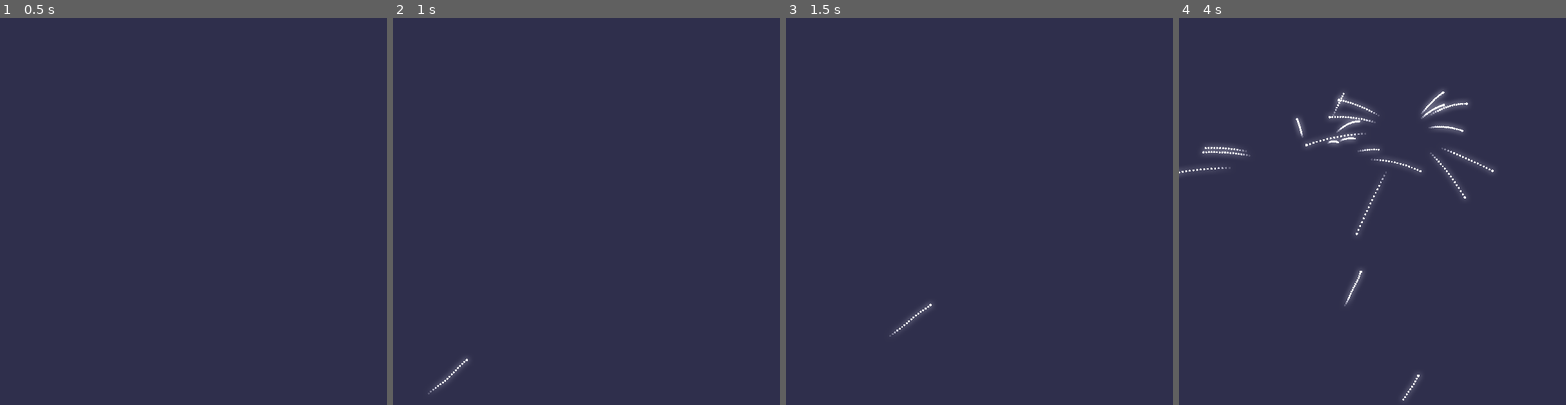
Above: before the commit, frames 1-4 (left to right).
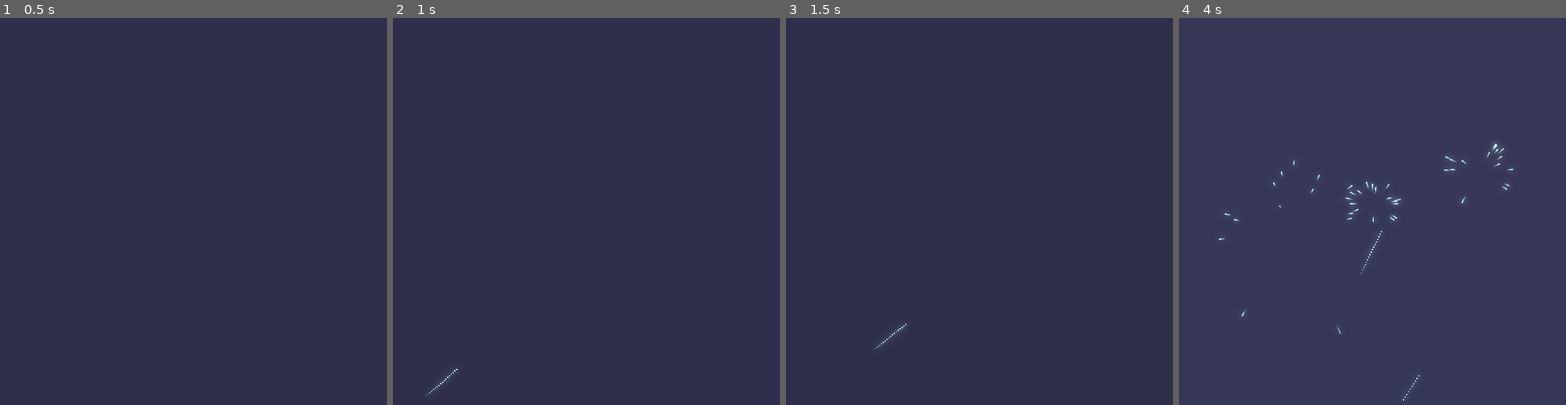
Above: after the commit, the same moments.

Repository: TripleCubes/AnimeSketch2023sSketchtoberDay19th
Game: Godot game, scene res://Scenes/main.tscn
The game is run twice, just before and just after one commit, with the same random seed, the same clock (stepped at 60 frames per second) and the same inputs. Before the commit the project starts from res://Scenes/view.tscn.
Inputs (mouse positions are in pixels of both pictures, inside the frame that each line leads up to):
- Up to frame 1 (0.5 s): no input
- Up to frame 2 (1 s): tap Enter at 0.5 s; move the mouse to (671, 192) at 0.52 s; click (671, 192) at 0.6 s
- Up to frame 3 (1.5 s): move the mouse to (902, 230) at 1.27 s; tap 2 (KEY_2) at 1.35 s
- Up to frame 4 (4 s): click (1295, 230) at 1.55 s; move the mouse to (1411, 126) at 2.02 s; click (1411, 126) at 2.1 s; move the mouse to (1353, 288) at 2.77 s; click (1353, 288) at 2.85 s; move the mouse to (1488, 269) at 3.52 s; tap 2 (KEY_2) at 3.6 s; click (1488, 269) at 3.8 s

Frame 1 is identical in both runs. In frame 2, less than 0.1% of the frame differs, in the area x 8-20%, y 88-98%; in frame 3, 0.1%; in frame 4, 1.9%, in the area x 0-87%, y 18-99%.

Commit message:
Clean the scene tree

Diff:
--- a/Fireworks/Scenes/Blur/horizontal_blurred.tscn
+++ /dev/null
@@ -1,32 +0,0 @@
-[gd_scene load_steps=5 format=3 uid="uid://dgisd2porp2yg"]
-
-[ext_resource type="Shader" path="res://Shaders/horizontal_blur.gdshader" id="1_8x26a"]
-[ext_resource type="PackedScene" uid="uid://wcw48a7wirak" path="res://Scenes/main.tscn" id="2_xlm30"]
-
-[sub_resource type="ViewportTexture" id="ViewportTexture_vblmg"]
-viewport_path = NodePath("SubViewport")
-
-[sub_resource type="ShaderMaterial" id="ShaderMaterial_s0pk4"]
-shader = ExtResource("1_8x26a")
-shader_parameter/BLUR_RANGE = null
-shader_parameter/INTENSITY_MUL = null
-shader_parameter/WINDOW_W = null
-
-[node name="HorizontalBlurred" type="Node2D"]
-
-[node name="SubViewport" type="SubViewport" parent="."]
-size = Vector2i(600, 600)
-
-[node name="Camera2D" type="Camera2D" parent="SubViewport"]
-anchor_mode = 0
-
-[node name="Main" parent="SubViewport" instance=ExtResource("2_xlm30")]
-
-[node name="Sprite2D" type="Sprite2D" parent="."]
-texture = SubResource("ViewportTexture_vblmg")
-centered = false
-
-[node name="HorizontalBlur" type="ColorRect" parent="."]
-material = SubResource("ShaderMaterial_s0pk4")
-offset_right = 600.0
-offset_bottom = 600.0
--- a/Fireworks/Scenes/Blur/vertical_blurred.tscn
+++ /dev/null
@@ -1,32 +0,0 @@
-[gd_scene load_steps=5 format=3 uid="uid://chhwwfbwydlja"]
-
-[ext_resource type="Shader" path="res://Shaders/vertical_blur.gdshader" id="1_3oh7o"]
-[ext_resource type="PackedScene" uid="uid://dgisd2porp2yg" path="res://Scenes/Blur/horizontal_blurred.tscn" id="2_a1xn4"]
-
-[sub_resource type="ViewportTexture" id="ViewportTexture_uggjo"]
-viewport_path = NodePath("SubViewport")
-
-[sub_resource type="ShaderMaterial" id="ShaderMaterial_tivl1"]
-shader = ExtResource("1_3oh7o")
-shader_parameter/BLUR_RANGE = null
-shader_parameter/INTENSITY_MUL = null
-shader_parameter/WINDOW_H = null
-
-[node name="VerticalBlurred" type="Node2D"]
-
-[node name="SubViewport" type="SubViewport" parent="."]
-size = Vector2i(600, 600)
-
-[node name="HorizontalBlurred" parent="SubViewport" instance=ExtResource("2_a1xn4")]
-
-[node name="Camera2D" type="Camera2D" parent="SubViewport"]
-anchor_mode = 0
-
-[node name="Sprite2D" type="Sprite2D" parent="."]
-texture = SubResource("ViewportTexture_uggjo")
-centered = false
-
-[node name="VerticalBlur" type="ColorRect" parent="."]
-material = SubResource("ShaderMaterial_tivl1")
-offset_right = 600.0
-offset_bottom = 600.0
--- a/Fireworks/Scenes/main.tscn
+++ b/Fireworks/Scenes/main.tscn
@@ -1,15 +1,85 @@
-[gd_scene load_steps=3 format=3 uid="uid://wcw48a7wirak"]
+[gd_scene load_steps=13 format=3 uid="uid://wcw48a7wirak"]
 
 [ext_resource type="Script" path="res://Scripts/main.gd" id="1_2r0h1"]
 [ext_resource type="Script" path="res://Scripts/Fireworks/firework_launcher.gd" id="2_la56c"]
+[ext_resource type="Shader" path="res://Shaders/horizontal_blur.gdshader" id="3_mt32h"]
+[ext_resource type="Shader" path="res://Shaders/vertical_blur.gdshader" id="4_h6am2"]
+[ext_resource type="Shader" path="res://Shaders/add.gdshader" id="5_hntl1"]
+
+[sub_resource type="ViewportTexture" id="ViewportTexture_b1a5d"]
+viewport_path = NodePath("FireworkLauncher")
+
+[sub_resource type="ShaderMaterial" id="ShaderMaterial_r5viv"]
+resource_local_to_scene = true
+shader = ExtResource("3_mt32h")
+shader_parameter/BLUR_RANGE = null
+shader_parameter/INTENSITY_MUL = null
+shader_parameter/WINDOW_W = null
+shader_parameter/unblurred_texture = SubResource("ViewportTexture_b1a5d")
+
+[sub_resource type="ViewportTexture" id="ViewportTexture_wpsyx"]
+viewport_path = NodePath("HorizontalBlurred")
+
+[sub_resource type="ShaderMaterial" id="ShaderMaterial_dysrb"]
+resource_local_to_scene = true
+shader = ExtResource("4_h6am2")
+shader_parameter/BLUR_RANGE = null
+shader_parameter/INTENSITY_MUL = null
+shader_parameter/WINDOW_H = null
+shader_parameter/horizontal_blurred_texture = SubResource("ViewportTexture_wpsyx")
+
+[sub_resource type="ViewportTexture" id="ViewportTexture_n33ke"]
+viewport_path = NodePath("FireworkLauncher")
+
+[sub_resource type="ViewportTexture" id="ViewportTexture_tftqy"]
+viewport_path = NodePath("VerticalBlurred")
+
+[sub_resource type="ShaderMaterial" id="ShaderMaterial_fueno"]
+resource_local_to_scene = true
+shader = ExtResource("5_hntl1")
+shader_parameter/vertical_blurred_texture = SubResource("ViewportTexture_tftqy")
+shader_parameter/unblurred_texture = SubResource("ViewportTexture_n33ke")
 
 [node name="Main" type="Node2D"]
 script = ExtResource("1_2r0h1")
 
-[node name="Bkg" type="ColorRect" parent="."]
+[node name="FireworkLauncher" type="SubViewport" parent="."]
+size = Vector2i(600, 600)
+
+[node name="Bkg" type="ColorRect" parent="FireworkLauncher"]
 offset_right = 600.0
 offset_bottom = 600.0
 color = Color(0.0980392, 0.0980392, 0.156863, 1)
 
-[node name="FireworkLauncher" type="Node2D" parent="."]
+[node name="FireworkLauncher" type="Node2D" parent="FireworkLauncher"]
 script = ExtResource("2_la56c")
+
+[node name="Camera2D" type="Camera2D" parent="FireworkLauncher"]
+anchor_mode = 0
+
+[node name="HorizontalBlurred" type="SubViewport" parent="."]
+size = Vector2i(600, 600)
+
+[node name="HorizontalBlur" type="ColorRect" parent="HorizontalBlurred"]
+material = SubResource("ShaderMaterial_r5viv")
+offset_right = 600.0
+offset_bottom = 600.0
+
+[node name="Camera2D" type="Camera2D" parent="HorizontalBlurred"]
+anchor_mode = 0
+
+[node name="VerticalBlurred" type="SubViewport" parent="."]
+size = Vector2i(600, 600)
+
+[node name="VerticalBlur" type="ColorRect" parent="VerticalBlurred"]
+material = SubResource("ShaderMaterial_dysrb")
+offset_right = 600.0
+offset_bottom = 600.0
+
+[node name="Camera2D" type="Camera2D" parent="VerticalBlurred"]
+anchor_mode = 0
+
+[node name="Add" type="ColorRect" parent="."]
+material = SubResource("ShaderMaterial_fueno")
+offset_right = 600.0
+offset_bottom = 600.0
--- a/Fireworks/Scenes/view.tscn
+++ /dev/null
@@ -1,32 +0,0 @@
-[gd_scene load_steps=6 format=3 uid="uid://cxr5w5w5qfqvg"]
-
-[ext_resource type="PackedScene" uid="uid://chhwwfbwydlja" path="res://Scenes/Blur/vertical_blurred.tscn" id="1_mgxjv"]
-[ext_resource type="Shader" path="res://Shaders/add.gdshader" id="1_stwlm"]
-[ext_resource type="Script" path="res://Scripts/view.gd" id="1_yylvn"]
-
-[sub_resource type="ViewportTexture" id="ViewportTexture_11q7a"]
-viewport_path = NodePath("SubViewport")
-
-[sub_resource type="ShaderMaterial" id="ShaderMaterial_wwyvb"]
-resource_local_to_scene = true
-shader = ExtResource("1_stwlm")
-
-[node name="View" type="Node2D"]
-script = ExtResource("1_yylvn")
-
-[node name="SubViewport" type="SubViewport" parent="."]
-size = Vector2i(600, 600)
-
-[node name="VerticalBlurred" parent="SubViewport" instance=ExtResource("1_mgxjv")]
-
-[node name="Camera2D" type="Camera2D" parent="SubViewport"]
-anchor_mode = 0
-
-[node name="Sprite2D" type="Sprite2D" parent="."]
-texture = SubResource("ViewportTexture_11q7a")
-centered = false
-
-[node name="Add" type="ColorRect" parent="."]
-material = SubResource("ShaderMaterial_wwyvb")
-offset_right = 600.0
-offset_bottom = 600.0
--- a/Fireworks/Scripts/Fireworks/firework_0.gd
+++ b/Fireworks/Scripts/Fireworks/firework_0.gd
@@ -15,7 +15,7 @@
 		dir = GF.rnd_dir_bias_up()
 
 	var firework: = BaseFirework.create(pos, dir, randf_range(200, 350), Color(1, 1, 1),
-										depth, exist_for_msec, randf_range(150, 350), randf_range(0.1, 0.5), 2,
+										depth, exist_for_msec, randf_range(150, 350), randf_range(0.1, 0.5), 1.5,
 										5,
 										Firework_0._firework_draw, Firework_0._firework_update)
 
@@ -37,7 +37,7 @@
 	if firework.depth == 0:
 		var angle: float = firework.pos.angle_to_point(firework.pos + firework.dir) + PI/2
 		var time: = float(Time.get_ticks_msec()) / 100
-		var wave: float = sin(time) * sin(time/2 + 0.5) * cos(time/3 + time) * 3
+		var wave: float = sin(time) * sin(time/2 + 0.5) * cos(time/3 + time) * 1.25
 		firework.actual_pos = firework.pos + Vector2(wave, 0).rotated(angle)
 	else:
 		firework.actual_pos = firework.pos
--- a/Fireworks/Scripts/Fireworks/firework_1.gd
+++ b/Fireworks/Scripts/Fireworks/firework_1.gd
@@ -44,7 +44,7 @@
 	if firework.depth == 0:
 		var angle: float = firework.pos.angle_to_point(firework.pos + firework.dir) + PI/2
 		var time: = float(Time.get_ticks_msec()) / 100
-		var wave: float = sin(time) * sin(time/2 + 0.5) * cos(time/3 + time) * 3
+		var wave: float = sin(time) * sin(time/2 + 0.5) * cos(time/3 + time) * 1.25
 		firework.actual_pos = firework.pos + Vector2(wave, 0).rotated(angle)
 	else:
 		firework.actual_pos = firework.pos
--- a/Fireworks/Scripts/Fireworks/firework_2.gd
+++ b/Fireworks/Scripts/Fireworks/firework_2.gd
@@ -44,7 +44,7 @@
 	if firework.depth == 0:
 		var angle: float = firework.pos.angle_to_point(firework.pos + firework.dir) + PI/2
 		var time: = float(Time.get_ticks_msec()) / 100
-		var wave: float = sin(time) * sin(time/2 + 0.5) * cos(time/3 + time) * 3
+		var wave: float = sin(time) * sin(time/2 + 0.5) * cos(time/3 + time) * 1.25
 		firework.actual_pos = firework.pos + Vector2(wave, 0).rotated(angle)
 	else:
 		firework.actual_pos = firework.pos
--- a/Fireworks/Scripts/Fireworks/firework_3.gd
+++ b/Fireworks/Scripts/Fireworks/firework_3.gd
@@ -47,7 +47,7 @@
 	if firework.depth == 0:
 		var angle: float = firework.pos.angle_to_point(firework.pos + firework.dir) + PI/2
 		var time: = float(Time.get_ticks_msec()) / 100
-		var wave: float = sin(time) * sin(time/2 + 0.5) * cos(time/3 + time) * 3
+		var wave: float = sin(time) * sin(time/2 + 0.5) * cos(time/3 + time) * 1.25
 		firework.actual_pos = firework.pos + Vector2(wave, 0).rotated(angle)
 	else:
 		firework.actual_pos = firework.pos
--- a/Fireworks/Scripts/Singletons/global_consts.gd
+++ b/Fireworks/Scripts/Singletons/global_consts.gd
@@ -4,6 +4,5 @@
 @onready var WINDOW_W: float = WINDOW_WH.x
 @onready var WINDOW_H: float = WINDOW_WH.y
 
-const GLOW_ENABLED: = true
 const INTENSITY_MUL: float = 1
 const BLUR_RANGE: float = 10
--- a/Fireworks/Scripts/Singletons/global_vars.gd
+++ b/Fireworks/Scripts/Singletons/global_vars.gd
@@ -1,9 +1,8 @@
 extends Node
 
-@onready var firework_launcher: = get_node("/root/View/SubViewport/VerticalBlurred/SubViewport/HorizontalBlurred/SubViewport/Main/FireworkLauncher")
-@onready var horizontal_blur_color_rect: = get_node("/root/View/SubViewport/VerticalBlurred/SubViewport/HorizontalBlurred/HorizontalBlur")
-@onready var vertical_blur_color_rect: = get_node("/root/View/SubViewport/VerticalBlurred/VerticalBlur")
-@onready var add_color_rect: = get_node("/root/View/Add")
+@onready var firework_launcher: = get_node("/root/Main/FireworkLauncher/FireworkLauncher")
+@onready var horizontal_blur_color_rect: = get_node("/root/Main/HorizontalBlurred/HorizontalBlur")
+@onready var vertical_blur_color_rect: = get_node("/root/Main/VerticalBlurred/VerticalBlur")
+@onready var add_color_rect: = get_node("/root/Main/Add")
 
-@onready var unblurred_subviewport: SubViewport = get_node("/root/View/SubViewport/VerticalBlurred/SubViewport/HorizontalBlurred/SubViewport/")
-@onready var bkg: ColorRect = get_node("/root/View/SubViewport/VerticalBlurred/SubViewport/HorizontalBlurred/SubViewport/Main/Bkg")
+@onready var bkg: ColorRect = get_node("/root/Main/FireworkLauncher/Bkg")
--- a/Fireworks/Scripts/main.gd
+++ b/Fireworks/Scripts/main.gd
@@ -1,8 +1,16 @@
 extends Node2D
+
+func _ready():
+	GV.horizontal_blur_color_rect.material.set_shader_parameter("WINDOW_W", Consts.WINDOW_W)
+	GV.horizontal_blur_color_rect.material.set_shader_parameter("BLUR_RANGE", Consts.BLUR_RANGE)
+	GV.horizontal_blur_color_rect.material.set_shader_parameter("INTENSITY_MUL", Consts.INTENSITY_MUL)
+	GV.vertical_blur_color_rect.material.set_shader_parameter("WINDOW_H", Consts.WINDOW_H)
+	GV.vertical_blur_color_rect.material.set_shader_parameter("BLUR_RANGE", Consts.BLUR_RANGE)
+	GV.vertical_blur_color_rect.material.set_shader_parameter("INTENSITY_MUL", Consts.INTENSITY_MUL)
 
 func _process(_delta):
 	if Input.is_action_just_pressed("MOUSE_LEFT"):
-		Firework_0.create_and_add(0, GF.mouse_pos())
+		Firework_2.create_and_add(0, GF.mouse_pos())
 
 	if Input.is_action_just_pressed("KEY_2"):
 		print(GV.firework_launcher.list.size())
--- a/Fireworks/Scripts/view.gd
+++ /dev/null
@@ -1,22 +0,0 @@
-extends Node2D
-
-func _ready():
-	if not Consts.GLOW_ENABLED:
-		GV.horizontal_blur_color_rect.hide()
-		GV.vertical_blur_color_rect.hide()
-		GV.add_color_rect.hide()
-		return
-
-	# GV.horizontal_blur_color_rect.hide()
-	# GV.vertical_blur_color_rect.hide()
-	# GV.add_color_rect.hide()
-
-	GV.horizontal_blur_color_rect.material.set_shader_parameter("WINDOW_W", Consts.WINDOW_W)
-	GV.horizontal_blur_color_rect.material.set_shader_parameter("BLUR_RANGE", Consts.BLUR_RANGE)
-	GV.horizontal_blur_color_rect.material.set_shader_parameter("INTENSITY_MUL", Consts.INTENSITY_MUL)
-	GV.vertical_blur_color_rect.material.set_shader_parameter("WINDOW_H", Consts.WINDOW_H)
-	GV.vertical_blur_color_rect.material.set_shader_parameter("BLUR_RANGE", Consts.BLUR_RANGE)
-	GV.vertical_blur_color_rect.material.set_shader_parameter("INTENSITY_MUL", Consts.INTENSITY_MUL)
-
-func _process(_delta):
-	GV.add_color_rect.material.set_shader_parameter("unblurred_texture", GV.unblurred_subviewport.get_texture())
--- a/Fireworks/Shaders/add.gdshader
+++ b/Fireworks/Shaders/add.gdshader
@@ -1,8 +1,8 @@
 shader_type canvas_item;
 
-uniform sampler2D SCREEN_TEXTURE: hint_screen_texture, repeat_disable, filter_nearest;
+uniform sampler2D vertical_blurred_texture;
 uniform sampler2D unblurred_texture;
 
 void fragment() {
-	COLOR = texture(SCREEN_TEXTURE, SCREEN_UV) + texture(unblurred_texture, SCREEN_UV);
+	COLOR = texture(vertical_blurred_texture, UV) + texture(unblurred_texture, UV);
 }
--- a/Fireworks/Shaders/horizontal_blur.gdshader
+++ b/Fireworks/Shaders/horizontal_blur.gdshader
@@ -4,7 +4,7 @@
 uniform float INTENSITY_MUL;
 uniform float WINDOW_W;
 
-uniform sampler2D SCREEN_TEXTURE: hint_screen_texture, repeat_disable, filter_nearest;
+uniform sampler2D unblurred_texture;
 
 void fragment() {
 	float step = 1.0f/WINDOW_W;
@@ -12,8 +12,8 @@
 	vec3 added_color = vec3(0.0f, 0.0f, 0.0f);
 	for (float i = -BLUR_RANGE; i <= BLUR_RANGE; i++) {
 		float intensity = 1.0f - (abs(i) / BLUR_RANGE);
-		vec2 sample_pos = SCREEN_UV + vec2(i*step, 0.0f);
-		added_color += texture(SCREEN_TEXTURE, sample_pos).xyz * intensity;
+		vec2 sample_pos = UV + vec2(i*step, 0.0f);
+		added_color += texture(unblurred_texture, sample_pos).xyz * intensity;
 	}
 	added_color /= BLUR_RANGE*2.0f + 1.0f;
 	added_color *= 2.0f * INTENSITY_MUL;
--- a/Fireworks/Shaders/vertical_blur.gdshader
+++ b/Fireworks/Shaders/vertical_blur.gdshader
@@ -4,7 +4,7 @@
 uniform float INTENSITY_MUL;
 uniform float WINDOW_H;
 
-uniform sampler2D SCREEN_TEXTURE: hint_screen_texture, repeat_disable, filter_nearest;
+uniform sampler2D horizontal_blurred_texture;
 
 void fragment() {
 	float step = 1.0f/WINDOW_H;
@@ -13,7 +13,7 @@
 	for (float i = -BLUR_RANGE; i <= BLUR_RANGE; i++) {
 		float intensity = 1.0f - (abs(i) / BLUR_RANGE);
 		vec2 sample_pos = UV + vec2(0.0f, i*step);
-		added_color += texture(SCREEN_TEXTURE, sample_pos).xyz * intensity;
+		added_color += texture(horizontal_blurred_texture, sample_pos).xyz * intensity;
 	}
 	added_color /= BLUR_RANGE*2.0f + 1.0f;
 	added_color *= 2.0f * INTENSITY_MUL;
--- a/Fireworks/project.godot
+++ b/Fireworks/project.godot
@@ -11,7 +11,7 @@
 [application]
 
 config/name="Fireworks"
-run/main_scene="res://Scenes/view.tscn"
+run/main_scene="res://Scenes/main.tscn"
 config/features=PackedStringArray("4.1", "GL Compatibility")
 config/icon="res://icon.svg"
 
